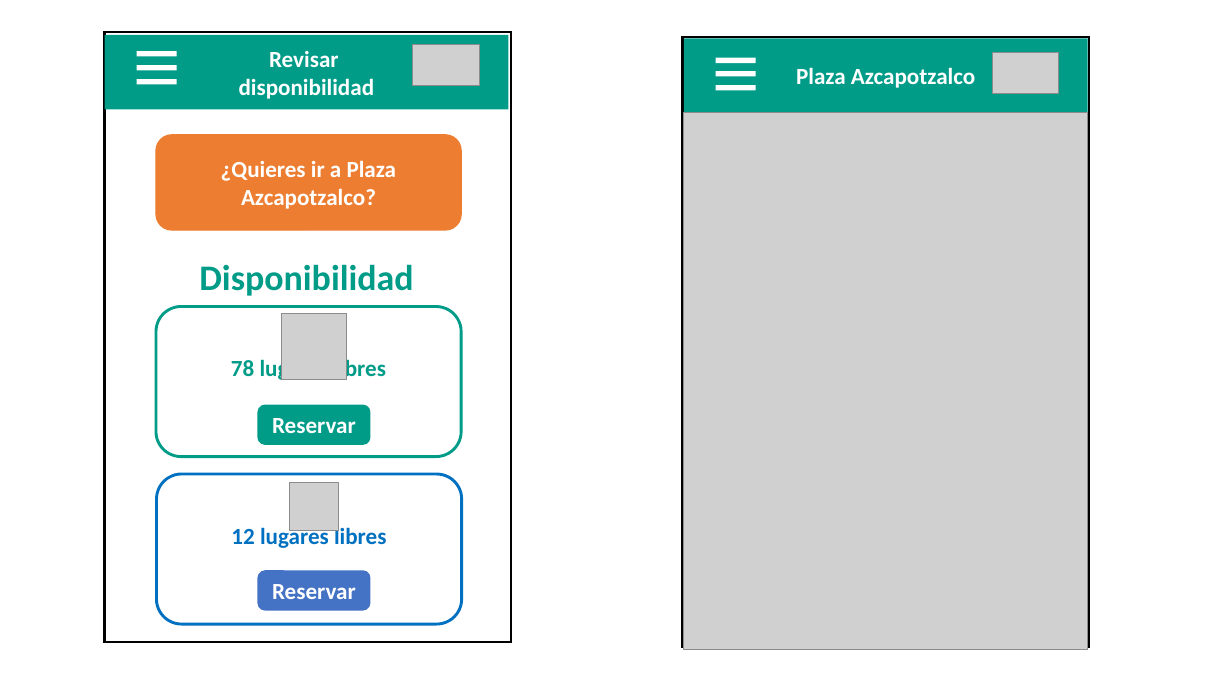
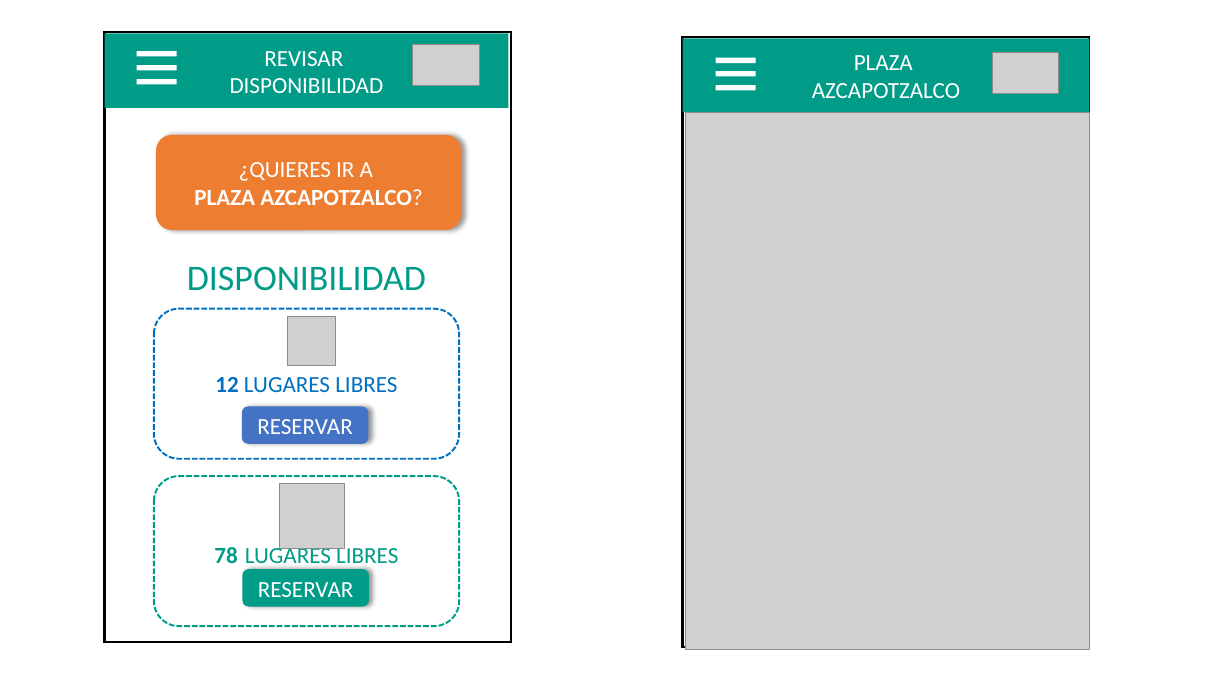
Before and after one commit to ajbeem/iotserver, a slide deck: slide 8 of documentation/MapaNavegacion.pptm (slide 6 before the commit). Drawn at 1232x693 pixels with LibreOffice and Linux fonts; fonts in the diff are those of the drawing; grey boxes stand for pictures. Boxes give left, top, right and bottom in pixels: in the first picture for what was removed or moved away, otherwise in the second. Text is boxed around its words. In the diff, an @@ line names an element or a change of style, - is before the commit and + after.

```diff
--- a/documentation/MapaNavegacion.pptm
+++ b/documentation/MapaNavegacion.pptm
@@ text in rectangle at [230,51,384,93]: text changed; bold off @@
-Revisar
-disponibilidad
+REVISAR
+DISPONIBILIDAD
@@ text in rectangle at [812,55,960,98]: text changed; bold off @@
-Plaza Azcapotzalco
+PLAZA
+AZCAPOTZALCO
@@ rounded rectangle "¿QUIERES IR A" at [156,135,461,230]: outline #ED7D31 1 pt to none; shadow on @@
@@ text in rounded rectangle at [194,162,423,205]: text changed @@
-¿Quieres ir a Plaza Azcapotzalco?
+¿QUIERES IR A
+PLAZA AZCAPOTZALCO?
@@ text at [187,266,426,291]: text changed; bold off @@
-Disponibilidad
+DISPONIBILIDAD
@@ rounded rectangle "12 LUGARES LIBRES": place and size @@
-rounded rectangle "12 LUGARES LIBRES" at [156,474,461,624]
+rounded rectangle "12 LUGARES LIBRES" at [154,309,459,458]
@@ rounded rectangle "12 LUGARES LIBRES" at [154,309,459,458]: outline #0070C0 2.25 pt to #0070C0 1.5 pt dashed @@
@@ picture added at [287,317,335,365] @@
@@ text in rounded rectangle at [215,377,397,392]: text changed; bold off @@
-12 lugares libres
+12 LUGARES LIBRES
@@ rounded rectangle "RESERVAR": place and size @@
-rounded rectangle "RESERVAR" at [259,572,369,610]
+rounded rectangle "RESERVAR" at [242,407,369,445]
@@ rounded rectangle "RESERVAR" at [242,407,369,445]: outline #4472C4 2.25 pt to none; shadow on @@
@@ text in rounded rectangle at [257,419,353,434]: text changed; bold off @@
-Reservar
+RESERVAR
@@ rounded rectangle "78 LUGARES LIBRES": place and size @@
-rounded rectangle "78 LUGARES LIBRES" at [156,307,461,457]
+rounded rectangle "78 LUGARES LIBRES" at [154,476,459,626]
@@ rounded rectangle "78 LUGARES LIBRES" at [154,476,459,626]: outline #009C88 2.25 pt to #009C88 1.5 pt dashed @@
@@ picture: place and size @@
-picture at [282,314,348,380]
+picture at [279,483,345,549]
@@ picture removed at [290,482,338,531] @@
@@ text in rounded rectangle at [214,543,398,569]: text changed; bold off @@
-78 lugares libres
+78 LUGARES LIBRES
@@ rounded rectangle "RESERVAR": place and size @@
-rounded rectangle "RESERVAR" at [259,406,369,444]
+rounded rectangle "RESERVAR" at [242,569,369,607]
@@ rounded rectangle "RESERVAR" at [242,569,369,607]: outline #009C88 2.25 pt to none; shadow on @@
@@ text in rounded rectangle at [258,582,354,597]: text changed; bold off @@
-Reservar
+RESERVAR
```
Also in this commit, not shown: 6 other slides changed, 12 slides added.
